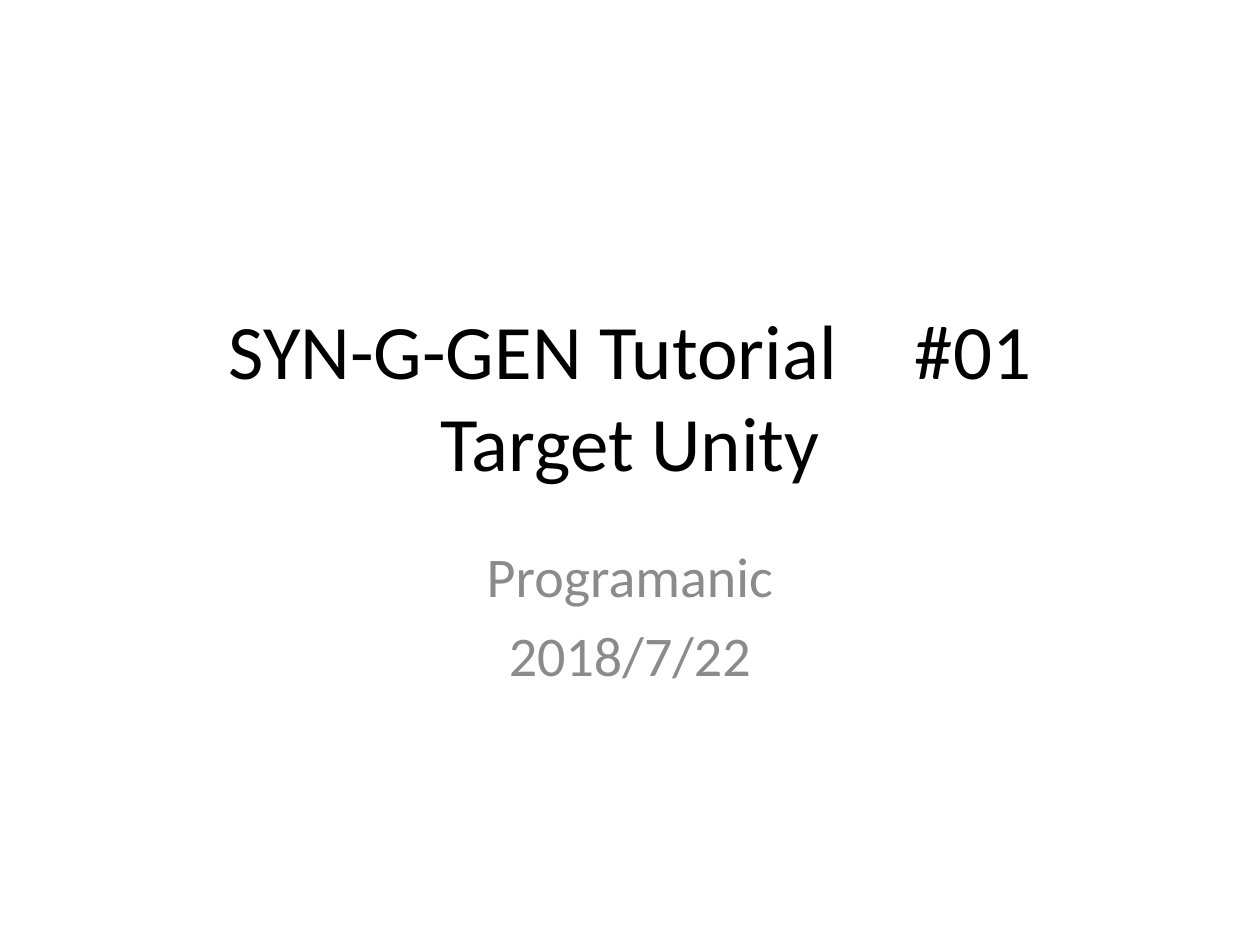
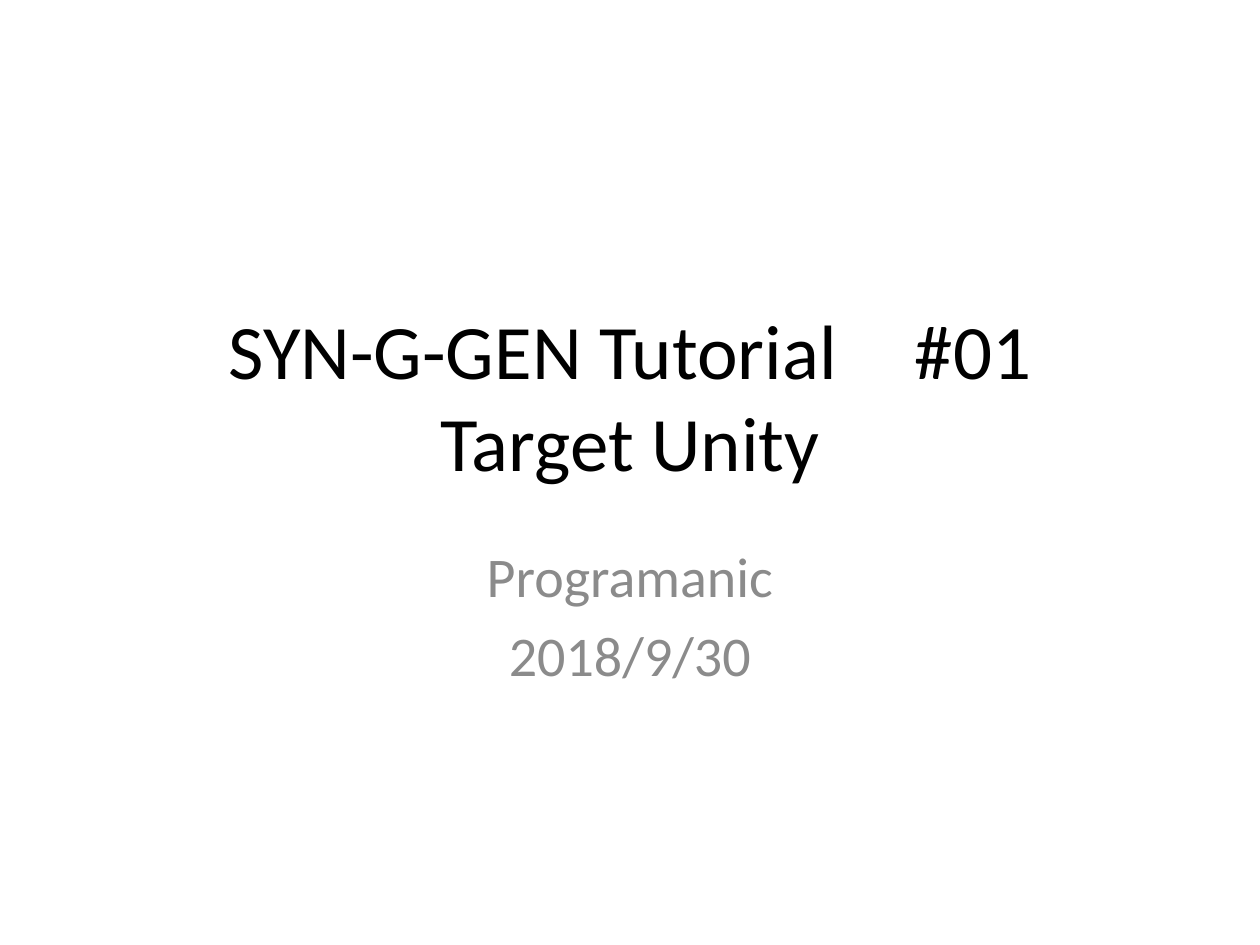
Before and after one commit to NNNIC/psgg-unity-tutorial, a slide deck: slide 1 of PSGG Unity Tutorial #1.pptx. Drawn at 1260x945 pixels with LibreOffice and Linux fonts; fonts in the diff are those of the drawing. Boxes give left, top, right and bottom in pixels: in the first picture for what was removed or moved away, otherwise in the second. Text is boxed around its words. In the diff, an @@ line names an element or a change of style, - is before the commit and + after.

```diff
--- a/PSGG Unity Tutorial #1.pptx
+++ b/PSGG Unity Tutorial #1.pptx
@@ subtitle at bbox=[509, 637, 751, 679]: text changed @@
-2018/7/22
+2018/9/30
```
Also in this commit, not shown: 3 other files.
